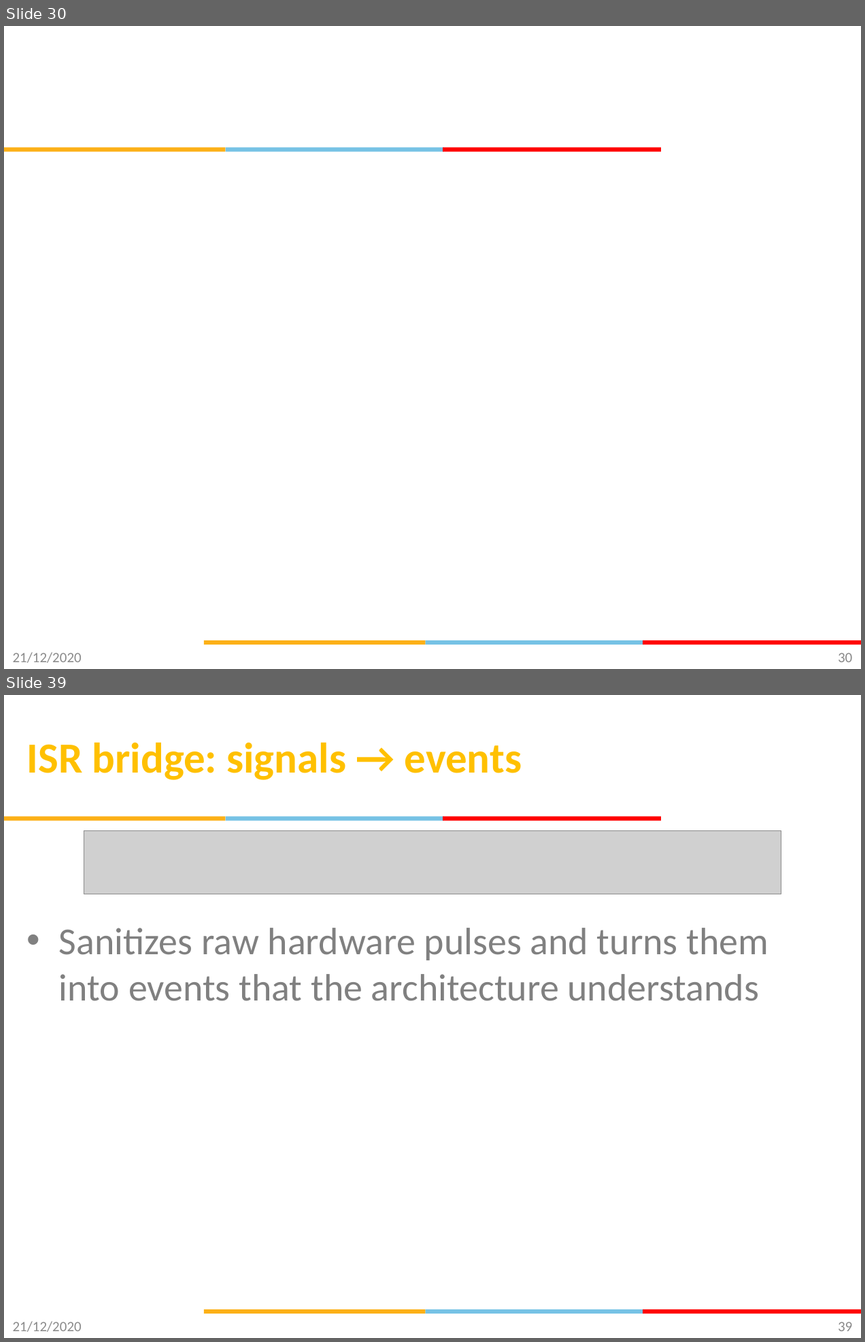
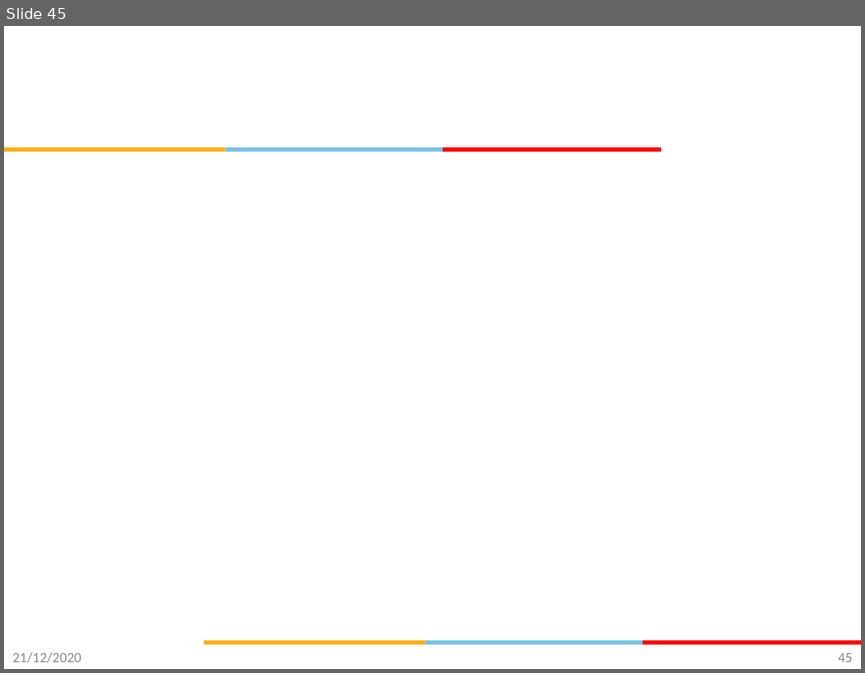
Before and after one commit to gsaurabhr-teaching/csg523-material, a slide deck: Lec-13-16-firmware-architecture.pptx. Shown one above the other, each under a label of ours: slides 30 and 39 before the commit, slide 45 after it; the slides between them are not shown. The pictures are 865x1342 and 865x673 pixels, drawn with LibreOffice and Linux fonts; fonts in the diff are those of the drawing; grey boxes stand for pictures; background and template pictures are left out. Boxes give left, top, right and bottom in pixels: in the first picture for what was removed or moved away, otherwise in the second. Text is boxed around its words. In the diff, an @@ line names an element or a change of style, - is before the commit and + after.

```diff
--- a/Lec-13-16-firmware-architecture.pptx
+++ b/Lec-13-16-firmware-architecture.pptx
@@ slide 39 removed at (x1=4, y1=695, x2=861, y2=1338), background #FFFFFF; not listed: 6 template elements that a slide beside it also shows @@
@@ title removed at (x1=27, y1=742, x2=521, y2=780) @@
-ISR bridge: signals → events
@@ picture removed at (x1=84, y1=830, x2=781, y2=894) @@
@@ text removed at (x1=59, y1=928, x2=768, y2=1001) @@
-• Sanitizes raw hardware pulses and turns them into events that the architecture understands
@@ text removed at (x1=13, y1=1321, x2=82, y2=1331) @@
-21/12/2020
@@ page number removed at (x1=838, y1=1321, x2=852, y2=1331) @@
-39
@@ what was slide 30 is now slide 45 @@
@@ page number at (x1=838, y1=652, x2=852, y2=662): text changed @@
-30
+45
```
Also in this commit, not shown: 2 slides changed, 13 slides added, 7 other slides removed.
